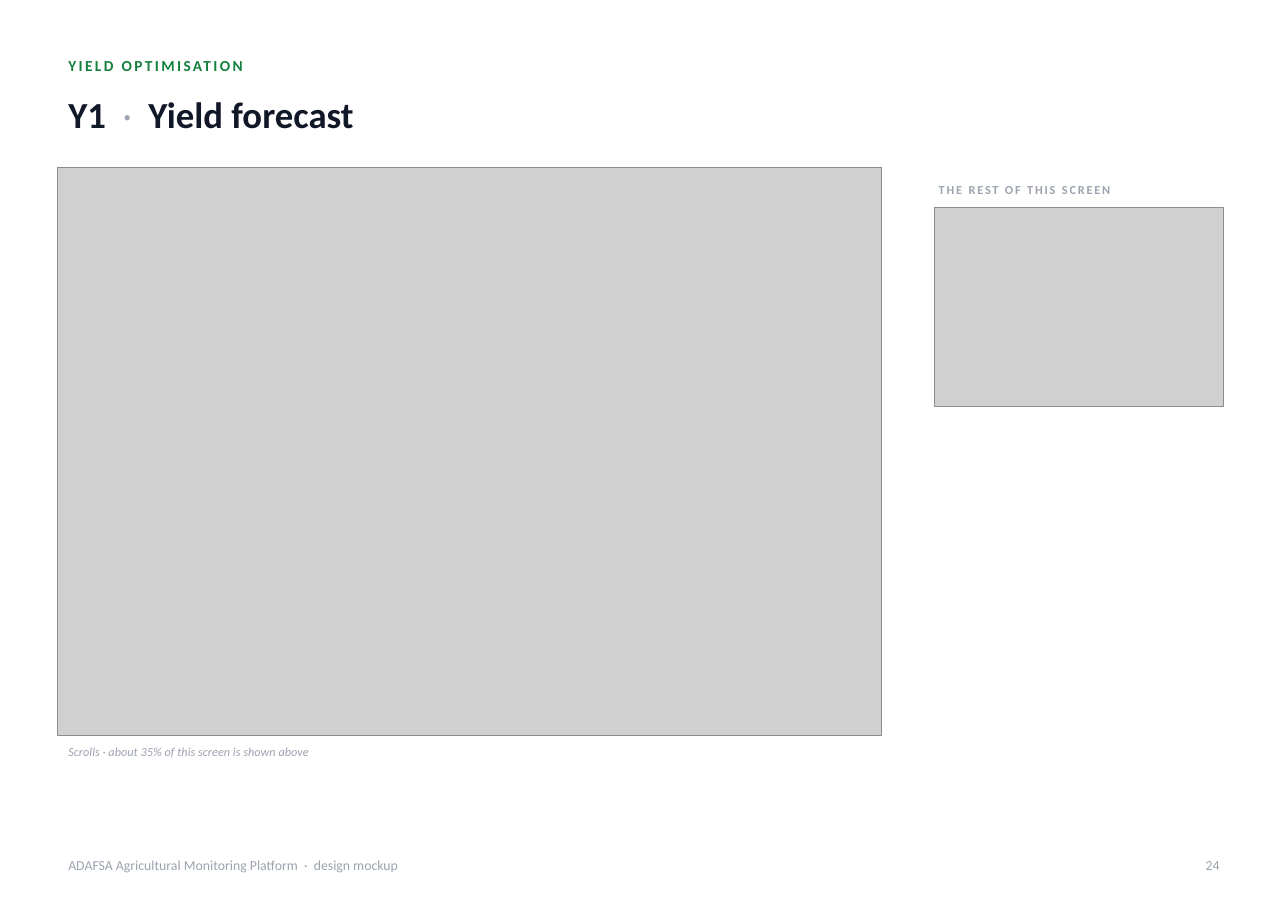
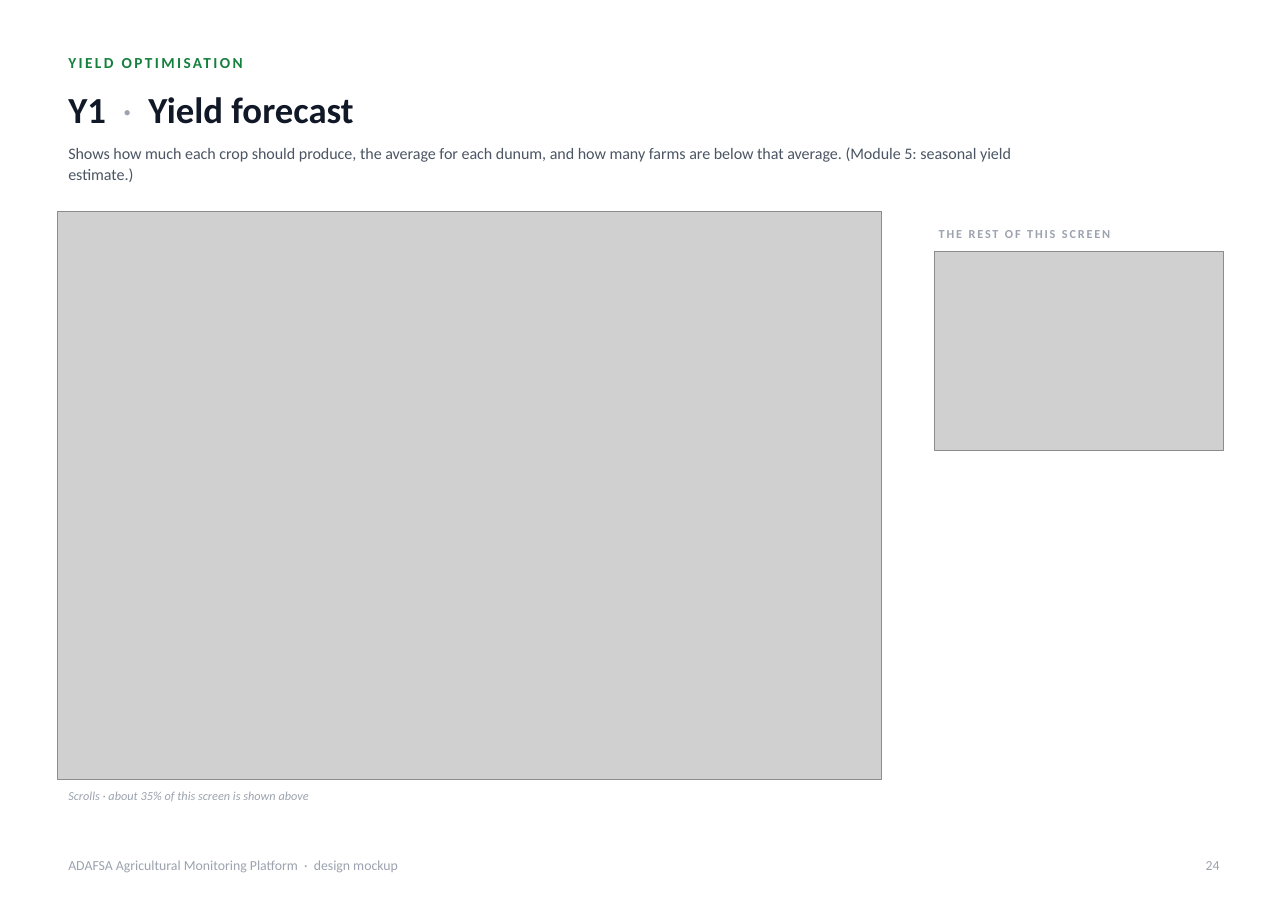
Before and after one commit to romainbigare/adafsa-mockup, a slide deck: slide 24 of docs/ADAFSA_Platform_Screens.pptx. Drawn at 1288x911 pixels with LibreOffice and Linux fonts; fonts in the diff are those of the drawing; grey boxes stand for pictures. Boxes give left, top, right and bottom in pixels: in the first picture for what was removed or moved away, otherwise in the second. Text is boxed around its words. In the diff, an @@ line names an element or a change of style, - is before the commit and + after.

```diff
--- a/docs/ADAFSA_Platform_Screens.pptx
+++ b/docs/ADAFSA_Platform_Screens.pptx
@@ text "Y1 · Yield forecast": place and size @@
-text "Y1 · Yield forecast" at (68, 102, 353, 129)
+text "Y1 · Yield forecast" at (68, 97, 353, 124)
@@ text added at (68, 147, 1011, 182), 10.5 pt, text #4B5563 @@
+Shows how much each crop should produce, the average for each dunum, and how many farms are below that average. (Module 5: seasonal yield estimate.)
@@ 2 pictures, 2 texts: place and size @@
-2 pictures, 2 texts at (57, 167, 1223, 757)
+2 pictures, 2 texts at (57, 212, 1223, 801)
```
Also in this commit, not shown: 19 other slides changed, 3 other files.
